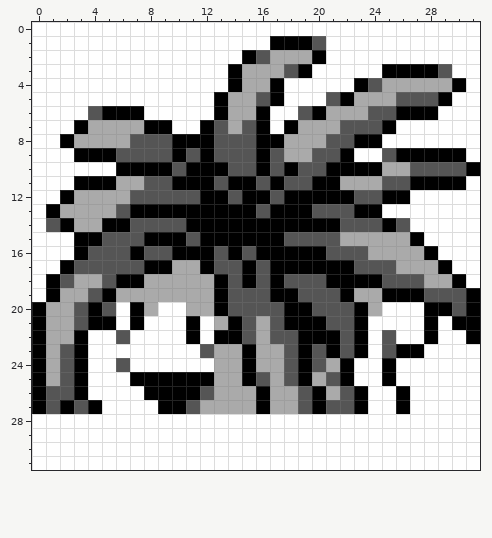
One commit to this pixel-art sprite: gfx/pokemon/back/exeggutorb.png. That is the earlier state.
The file is 32x32 pixels.
Now the later version:
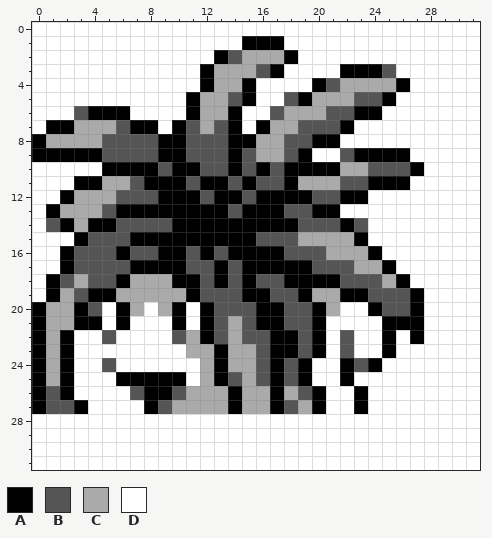
Palette (. is transparent): A #000000  B #555555  C #aaaaaa  D #ffffff
Log entry: exeggutor back works now
The exact change:
Changed rows in their new state; - is an unchanged pixel.
first column x 0:
 1 ---------------AA-DDD-----------
 2 -------------ABCC-ADD-----------
 3 ------------ACC-BADD--AAABDDDD--
 4 ------------ACCADD--ABCCC-ADDDD-
 5 -----------ACCBADDBACCCBBADDDD--
 6 ---BA--D---ACCADDBCCCBBAADDDD---
 7 -AAC--BA-DABC-AD-CCBBBADDD------
 8 ACC--BB--A-BB-AACCBBAADDD-------
 9 AAA--B---A--B-A-CCBADDBAAA-DDDD-
10 -----A---BA-BBA----AA-CCBBBADDDD
11 -----C-BAA-B-AB--BACCCBBAAADDDD-
12 ------B--AAAB-AB-A--BB-ADDD-----
13 -----BA-------B-A-BBAADDD-------
14 ----A-B---A--------BBBA-DDD-----
15 ----B--A---A----BB-CCC-ADDDD----
16 --AB--AB-A-B---A--BBBCCCADDDD---
17 -------A--ABBA--A---BBBCCADDDD--
18 ----B--C--AAB----BAAA-BBBCADDDD-
19 ---BA------ABB-AABBACC-ABBB-DDDD
20 ---ABDACDCADAB--AABBACDDABBADDDD
21 ---A-DAD--ADABC-AABB-DDD-AAAD-DD
22 --AD-BD---BCABC-BAAB-D-D-A-AD--D
23 --AD-------CCA-CBAABAD-D-ADD----
24 --AD-BD-----CA-CBA--DD-BAD------
25 --AD--A----DCABC-A--DD---D------
26 --AD---B--BCC-A-CA---DD---D-----
27 --BAD---ABCC--A-CABC-DD---D-----
Pixel boxes of the changes (left, top, right, bottom) in both pictures:
changed: (32, 36, 480, 414)
